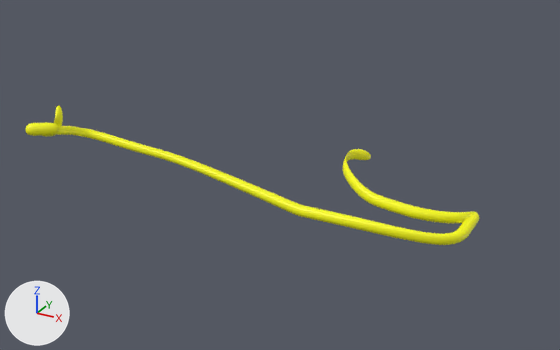
Renders of the FBX model Puzzle/PuzzleContent/Pruebas/conducto deferente der.fbx from each side of a commit.
One viewpoint serves both versions: a camera (50 mm lens) standing at (0.236, -0.405, 0.204) and looking at (0.016, -0.005, 0.004). The axes (+X, +Y, +Z) are drawn at lower left. The lights are the same throughout. Where no turn or scale is listed for an object, it has been applied to the vertices.
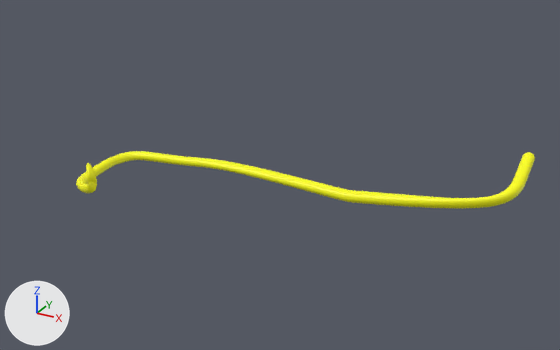
Changed parts and their boxes (x1, y1, x2, y2) in the pictures (560 x 350 px; the box of a moved part takes in the faces that stretch with it):
'Cube_002', reshaped (58% shorter)
    before: (25, 105, 479, 245)
    after: (76, 151, 535, 209)
part 1 of me_cube_002, moved or reshaped
    before: (41, 105, 479, 245)
    after: (76, 151, 535, 209)
part 2 of me_cube_002, deleted (yellow)
    before: (343, 149, 475, 223)
part 3 of me_cube_002, deleted
    before: (25, 122, 59, 136)

The change in detail:
me_cube_002 has 7558 vertices, 7552 faces and spans x -0.143..0.132, y -0.087..0.073, z -0.029..0.048.
me_cube_002 is used by ob_cube_002; location (0.0, 0.0, 0.0).
me_cube_002 no longer uses material mat_material_010 (yellow #ffff00).
me_cube_002 part 1: the loose piece of 3970 vertices spanning x -0.143..0.132, y -0.075..0.058, z -0.029..0.048 is multiplied about its middle by the matrix ((0.99, 0.0, -0.144), (-0.053, 0.931, -0.36), (0.134, 0.364, 0.922)), then moved by (0.025, 0.003, 0.002).
me_cube_002 part 2: the loose piece of 2690 vertices spanning x 0.036..0.129, y 0.019..0.073, z -0.028..0.004 is deleted.
me_cube_002 part 3: the loose piece of 898 vertices spanning x -0.121..-0.105, y -0.087..-0.07, z 0.032..0.041 is deleted.
me_cube_002 no longer uses material mat_material_014 (yellow #ffff00).
